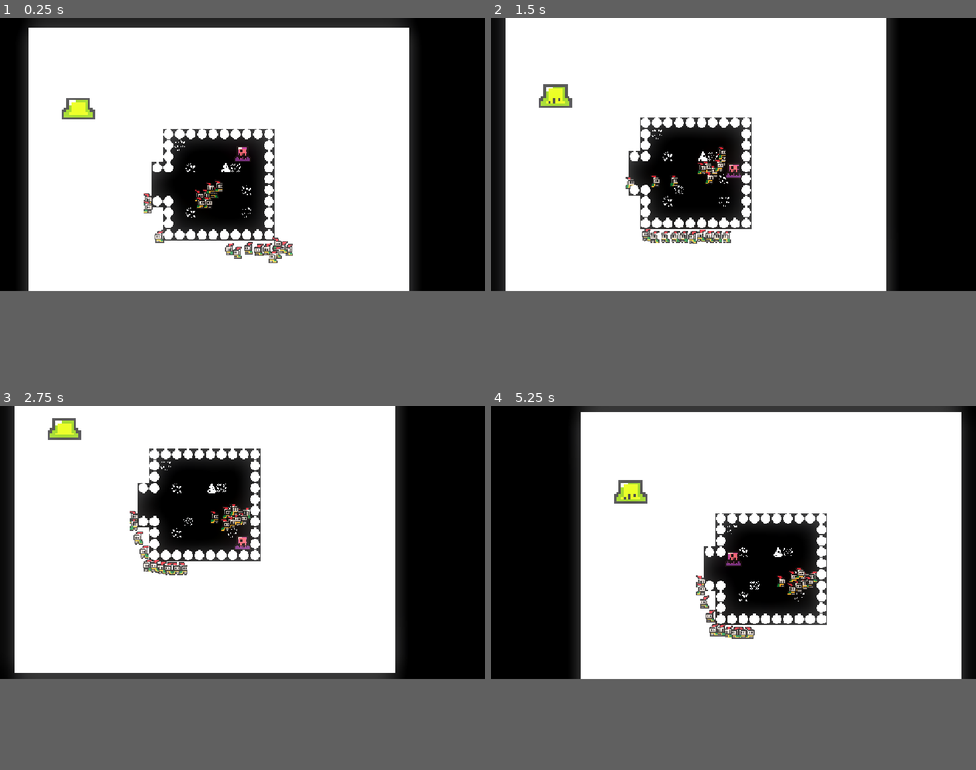
Above: before the commit, frames 1-4 (two rows, left to right).
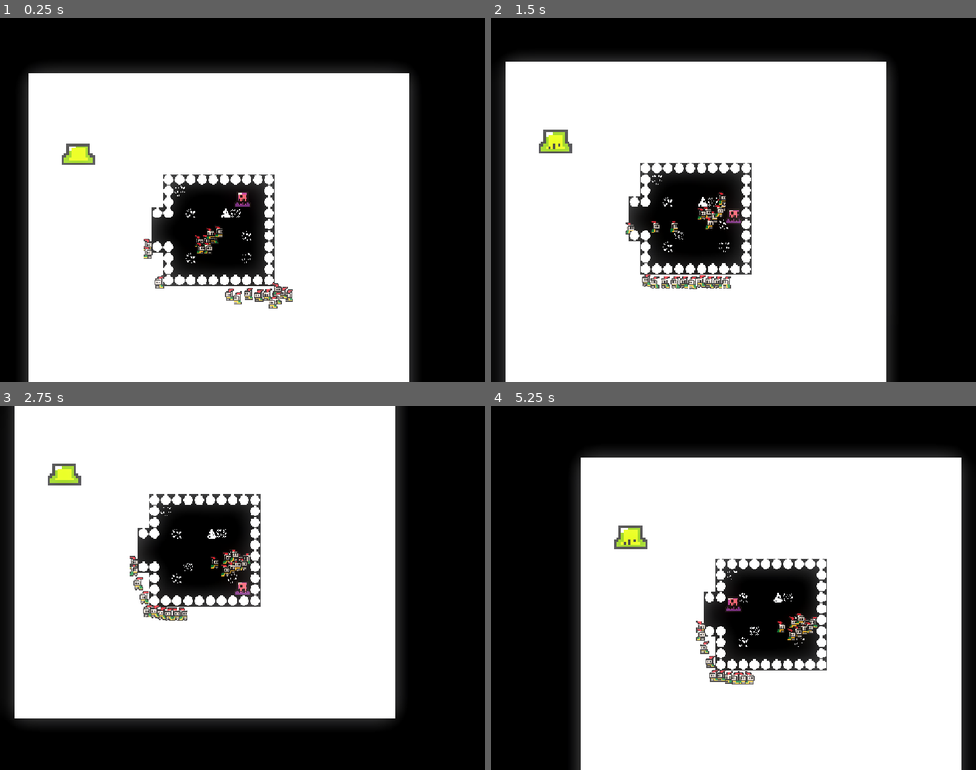
Above: after the commit, the same moments.

Repository: Octaniko/EnemyOfNone
Game: Godot game, scene res://scenes/world.tscn
Two runs of this game, one before a commit and one after it. Both use one fixed random seed, a clock stepped at 60 frames per second and the inputs below.
Inputs:
- Up to frame 1 (0.25 s): no input
- Up to frame 2 (1.5 s): hold D (right) 0.53-1.28 s; hold E (dismiss) 0.53-1.28 s; hold S (down) from 1.28 s (still down); tap Shift (recall) at 1.35 s
- Up to frame 3 (2.75 s): release S (down) at 2.03 s; hold D (right) from 2.03 s (still down); hold Space (rush) from 2.03 s (still down)
- Up to frame 4 (5.25 s): release D (right) at 2.78 s; release Space (rush) at 2.78 s; hold W (up) 2.78-3.53 s; tap E (dismiss) at 2.85 s; hold Shift (recall) 3.53-4.28 s; hold A (left) 3.53-5.03 s; tap Space (rush) at 4.35 s; hold S (down) from 5.03 s (still down); hold E (dismiss) from 5.03 s (still down)
In our replay, the window is 800x450 before the commit and 800x600 after it. These sizes can differ from the game's own. Grey fills any space a smaller window leaves; there, only what the larger window draws over its background counts as a difference.

The runs differ from the first frame. In frame 1, 26% of the frame differs, in the area x 0-100%, y 0-100%; in frame 2, 23%; in frame 3, 19%; in frame 4, 25%.

Commit message:
feat: Set 4:3 resolution

Diff:
--- a/project.godot
+++ b/project.godot
@@ -20,6 +20,7 @@
 
 [display]
 
+window/size/viewport_height=864
 window/stretch/mode="canvas_items"
 
 [editor_plugins]
